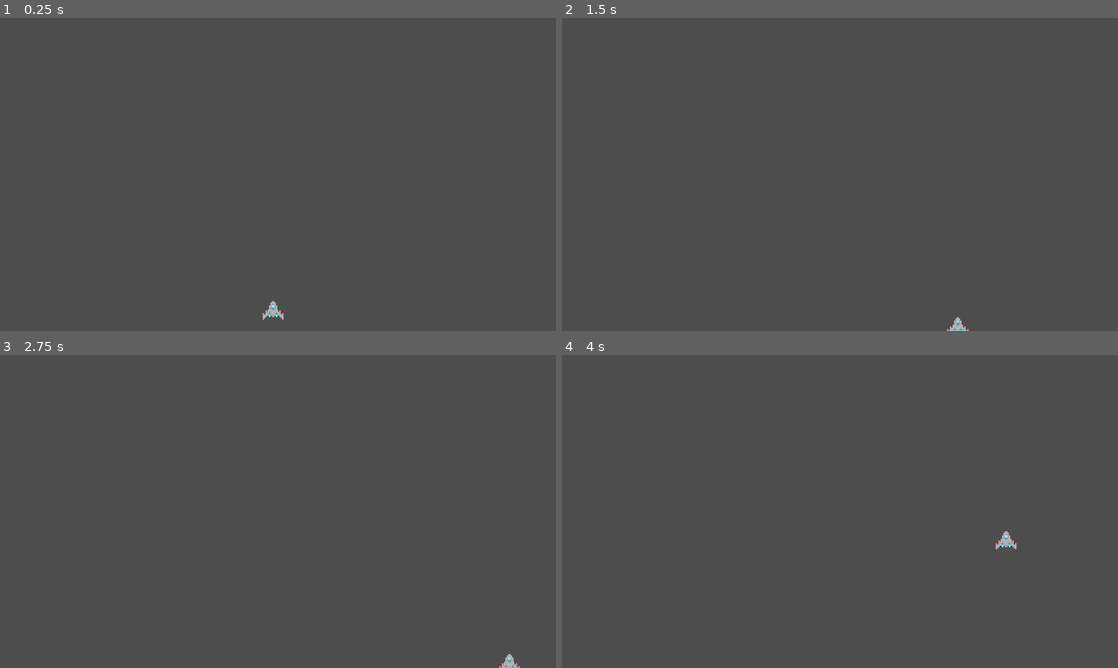
Above: before the commit, frames 1-4 (two rows, left to right).
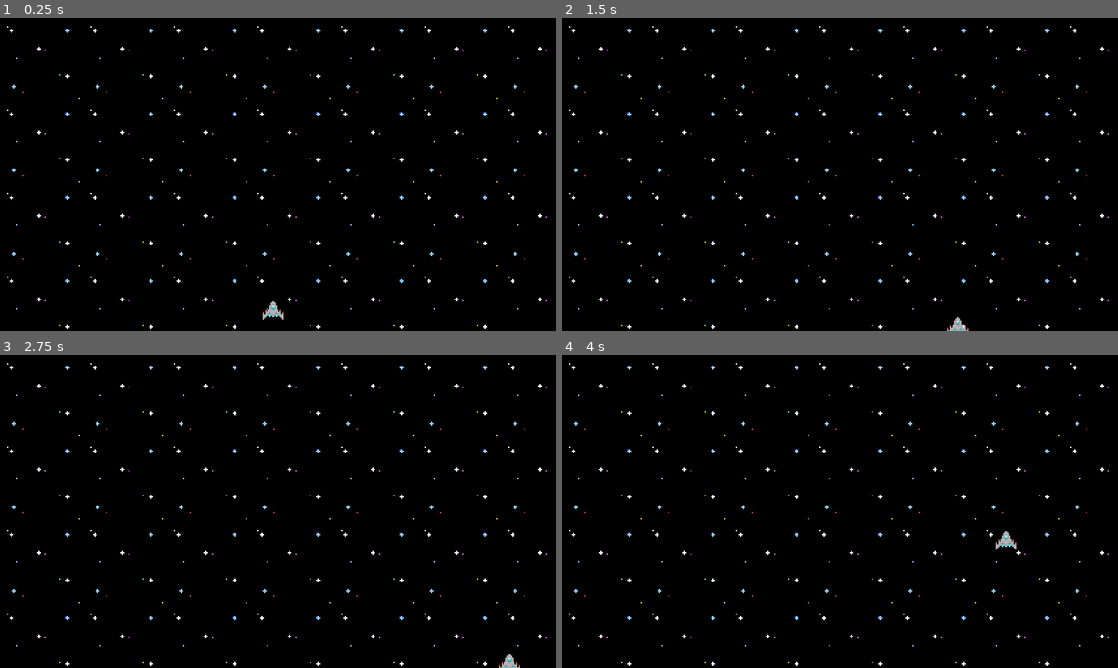
Above: after the commit, the same moments.

Repository: AbelM2003/roguelactic
Game: Godot game, scene res://main.tscn
The game is run twice, just before and just after one commit, with the same random seed, the same clock (stepped at 60 frames per second) and the same inputs.
Inputs:
- Up to frame 1 (0.25 s): no input
- Up to frame 2 (1.5 s): tap Enter at 0.5 s; hold D (move_right) 0.53-1.28 s; hold S (move_down) from 1.28 s (still down)
- Up to frame 3 (2.75 s): tap Space at 2 s; release S (move_down) at 2.03 s; hold D (move_right) from 2.03 s (still down)
- Up to frame 4 (4 s): release D (move_right) at 2.78 s; hold W (move_up) 2.78-3.53 s; hold A (move_left) from 3.53 s (still down)

The runs differ from the first frame. In frame 1, 100% of the frame differs, in the area x 0-100%, y 0-100%; in frame 2, 100%; in frame 3, 100%; in frame 4, 100%.
Error after the commit: Invalid access to property or key 'motion_offset' on a base object of type 'null instance'. (res://background.gd:8)

Commit message:
Added scrolling stars
Parallax star background

Diff:
--- /dev/null
+++ b/background.gd
@@ -0,0 +1,10 @@
+extends ParallaxBackground
+
+@onready var space_layer: ParallaxLayer = $SpaceLayer
+@onready var far_stars_layer: ParallaxLayer = $FarStarsLayer
+@onready var close_stars_layer: ParallaxLayer = $CloseStarsLayer
+
+func _process(delta: float) -> void:
+	close_stars_layer.motion_offset.y += 20 * delta
+	far_stars_layer.motion_offset.y += 5 * delta
+	space_layer.motion_offset.y += 2 * delta
--- a/main.tscn
+++ b/main.tscn
@@ -1,7 +1,10 @@
-[gd_scene load_steps=6 format=3 uid="uid://bdefvvx1c2qig"]
+[gd_scene load_steps=9 format=3 uid="uid://bdefvvx1c2qig"]
 
 [ext_resource type="Script" path="res://player.gd" id="1_588na"]
 [ext_resource type="Texture2D" uid="uid://ll7jvbv0aeea" path="res://Sprites/spaceship.png" id="1_t8f0m"]
+[ext_resource type="Texture2D" uid="uid://bm0qg61jgqk33" path="res://Sprites/space.png" id="3_n3viq"]
+[ext_resource type="Script" path="res://background.gd" id="3_n76le"]
+[ext_resource type="Texture2D" uid="uid://b7q3ul6kfppnu" path="res://Sprites/farstars.png" id="4_rw264"]
 
 [sub_resource type="RectangleShape2D" id="RectangleShape2D_s8x5d"]
 size = Vector2(4, 9)
@@ -43,3 +46,24 @@
 position = Vector2(426, 0)
 rotation = -1.5708
 shape = SubResource("WorldBoundaryShape2D_evtys")
+
+[node name="Background" type="ParallaxBackground" parent="."]
+script = ExtResource("3_n76le")
+
+[node name="SpaceLayer" type="ParallaxLayer" parent="Background"]
+motion_mirroring = Vector2(0, 240)
+
+[node name="space" type="TextureRect" parent="Background/SpaceLayer"]
+offset_right = 427.0
+offset_bottom = 243.0
+texture = ExtResource("3_n3viq")
+stretch_mode = 1
+
+[node name="FarStarsLayer" type="ParallaxLayer" parent="Background"]
+motion_mirroring = Vector2(0, 240)
+
+[node name="farstars" type="TextureRect" parent="Background/FarStarsLayer"]
+offset_right = 426.0
+offset_bottom = 241.0
+texture = ExtResource("4_rw264")
+stretch_mode = 1
Binary file added: Sprites/closestars.png
Not shown, added: Sprites/closestars.png.import
Binary file added: Sprites/farstars.png
Not shown, added: Sprites/farstars.png.import
Binary file added: Sprites/space.png
Not shown, added: Sprites/space.png.import
